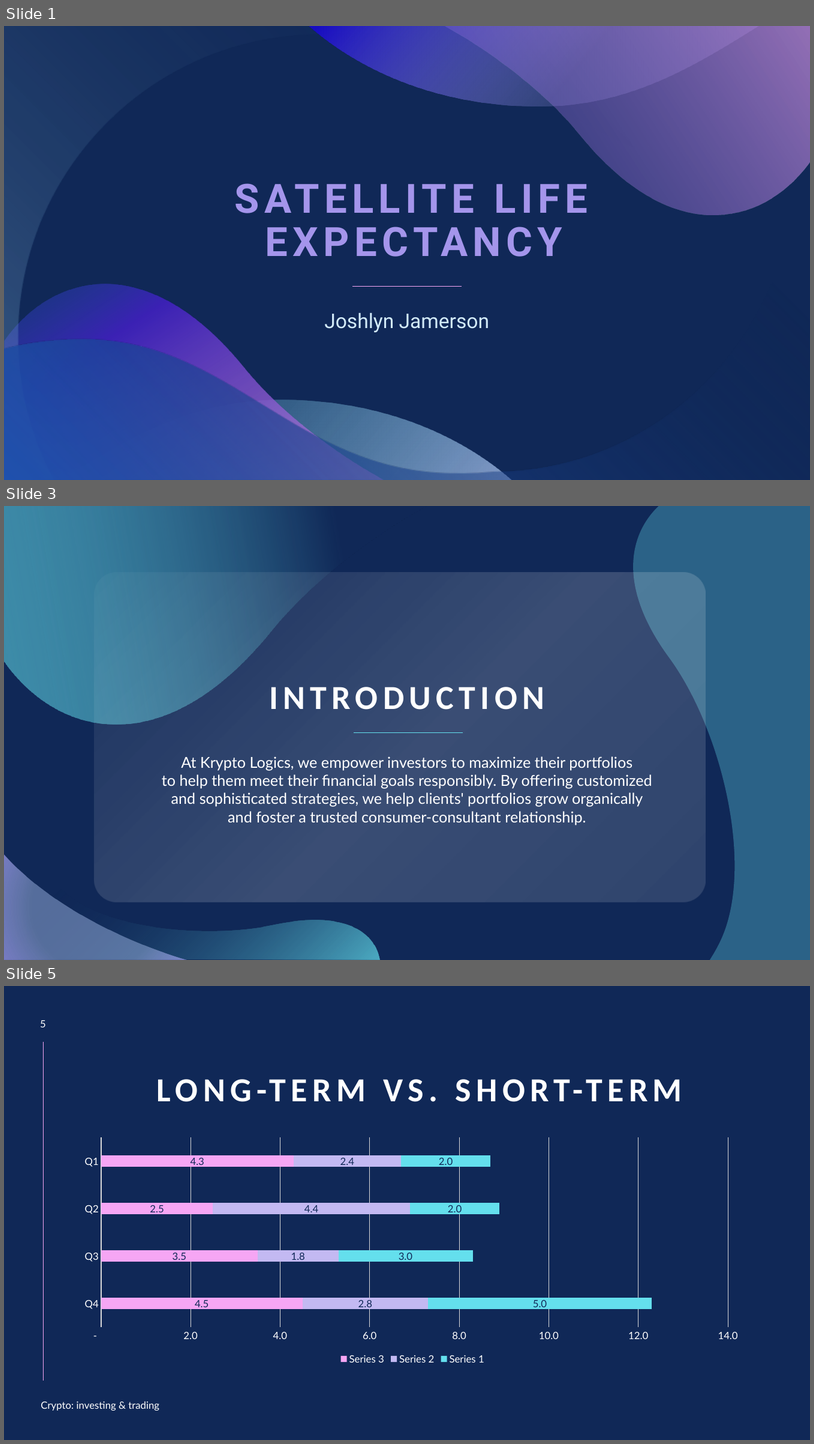
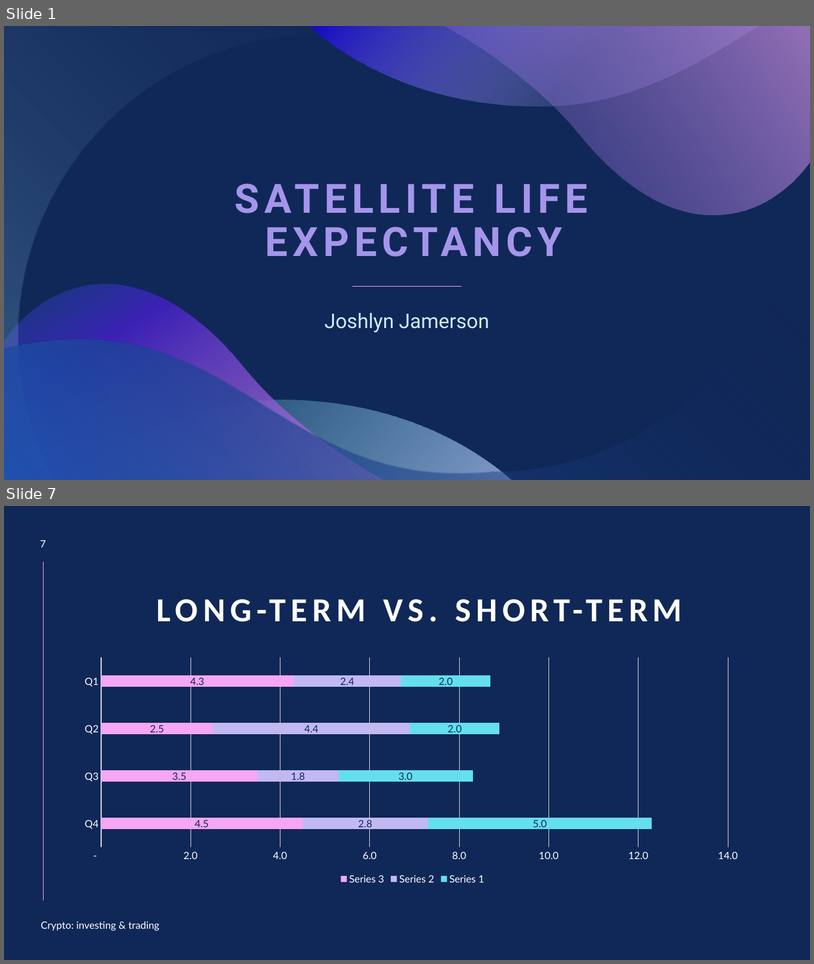
Before and after one commit to joshlynj/active_satellites, a slide deck: ppt/SATELLITE LIFE EXPECTANCY.pptx. Shown one above the other, each under a label of ours: slides 1, 3 and 5 before the commit, slides 1 and 7 after it; the slides between them are not shown. The pictures are 814x1444 and 814x964 pixels, drawn with LibreOffice and Linux fonts; fonts in the diff are those of the drawing. Boxes give left, top, right and bottom in pixels: in the first picture for what was removed or moved away, otherwise in the second. Text is boxed around its words. In the diff, an @@ line names an element or a change of style, - is before the commit and + after.

```diff
--- a/ppt/SATELLITE LIFE EXPECTANCY.pptx
+++ b/ppt/SATELLITE LIFE EXPECTANCY.pptx
@@ slide 3 removed at (x1=4, y1=506, x2=810, y2=960), background #102857 @@
@@ freeform shape removed at (x1=4, y1=506, x2=427, y2=724) @@
@@ freeform shape removed at (x1=634, y1=506, x2=810, y2=960) @@
@@ rounded rectangle removed at (x1=94, y1=573, x2=706, y2=901) @@
@@ title removed at (x1=269, y1=687, x2=545, y2=709) @@
-INTRODUCTION
@@ line removed from (463, 733) to (354, 733) @@
@@ subtitle removed at (x1=162, y1=756, x2=653, y2=825) @@
-At Krypto Logics, we empower investors to maximize their portfolios to help them meet their financial goals responsibly. By offering customized and sophisticated strategies, we help clients' portfolios grow organically and foster a trusted consumer-consultant relationship.
@@ freeform shape removed at (x1=4, y1=827, x2=380, y2=960) @@
@@ freeform shape removed at (x1=4, y1=854, x2=188, y2=960) @@
@@ what was slide 5 is now slide 7 @@
@@ page number at (x1=40, y1=540, x2=46, y2=547): text changed @@
-5
+7
```
Also in this commit, not shown: 1 slide changed, 4 slides added, 3 other slides removed.
